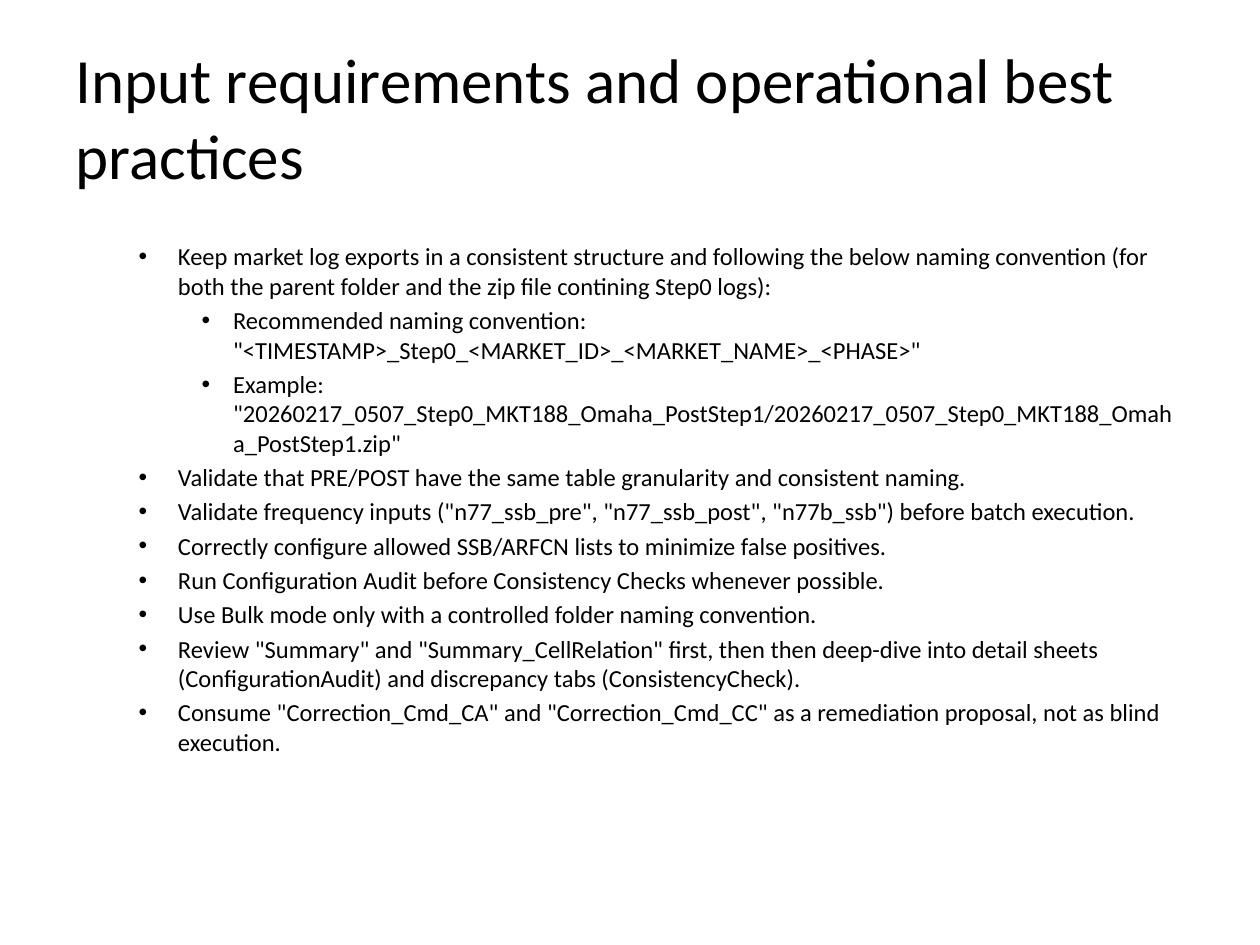
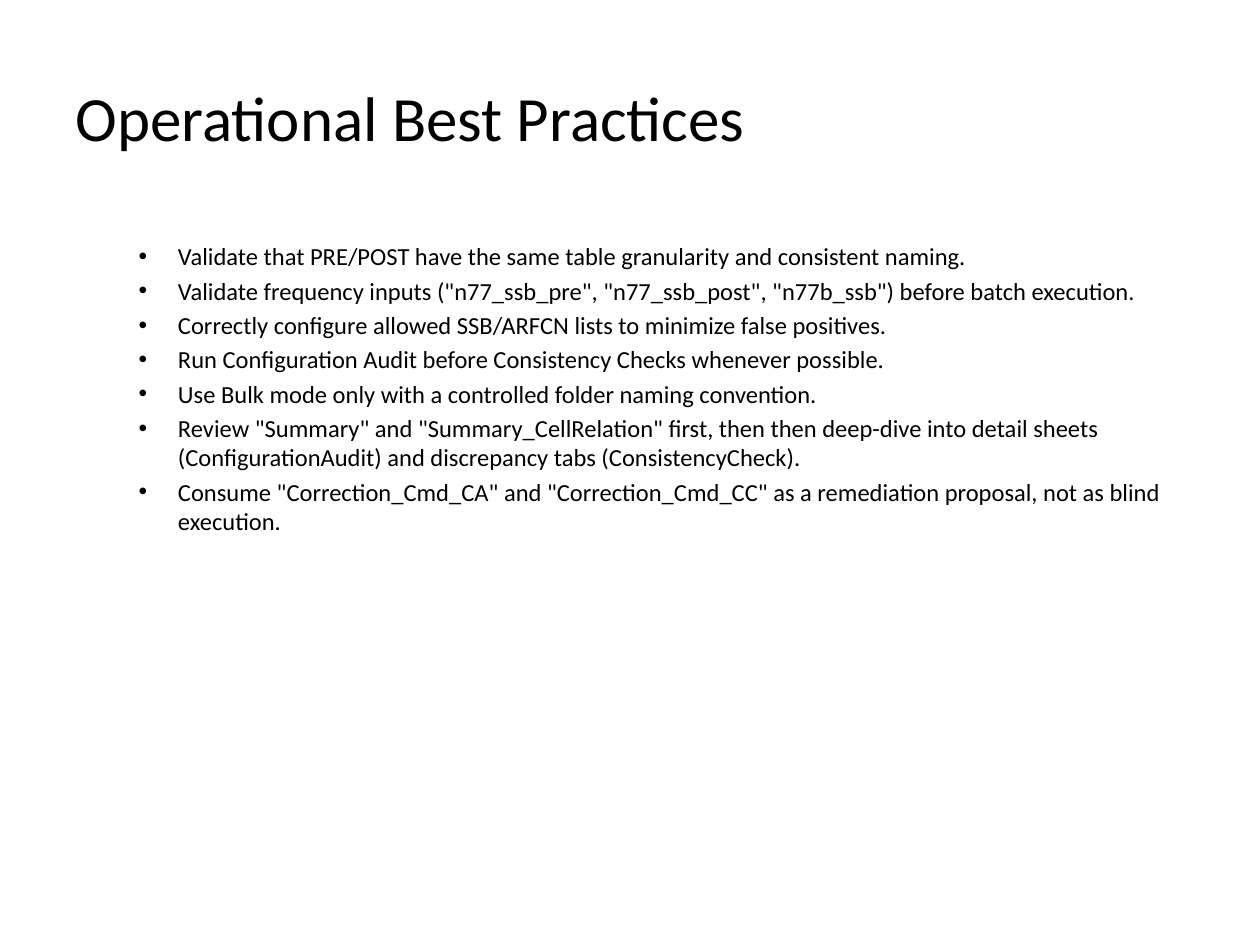
Before and after one commit to jaimetur/SSB_RetuningAutomations, a slide deck: slide 52 of help/User-Guide-SSB-Retuning-Automations-v0.7.4.pptx (slide 51 before the commit). Drawn at 1260x945 pixels with LibreOffice and Linux fonts; fonts in the diff are those of the drawing; background and template pictures are left out. Boxes give left, top, right and bottom in pixels: in the first picture for what was removed or moved away, otherwise in the second. Text is boxed around its words. In the diff, an @@ line names an element or a change of style, - is before the commit and + after.

Commit message:
- Updated Technical User Guide to include Naming Convention for Inputs

```diff
--- a/help/User-Guide-SSB-Retuning-Automations-v0.7.4.pptx
+++ b/help/User-Guide-SSB-Retuning-Automations-v0.7.4.pptx
@@ title at [76, 97, 745, 151]: text changed @@
-Input requirements and operational best practices
+Operational Best Practices
@@ text at [178, 247, 1172, 456]: paragraphs removed @@
-  • Keep market log exports in a consistent structure and following the below naming convention (for both the parent folder and the zip file contining Step0 logs):
-    • Recommended naming convention: "<TIMESTAMP>_Step0_<MARKET_ID>_<MARKET_NAME>_<PHASE>"
-    • Example: "20260217_0507_Step0_MKT188_Omaha_PostStep1/20260217_0507_Step0_MKT188_Omaha_PostStep1.zip"
```
Also in this commit, not shown: 1 slide added, 4 other files.
